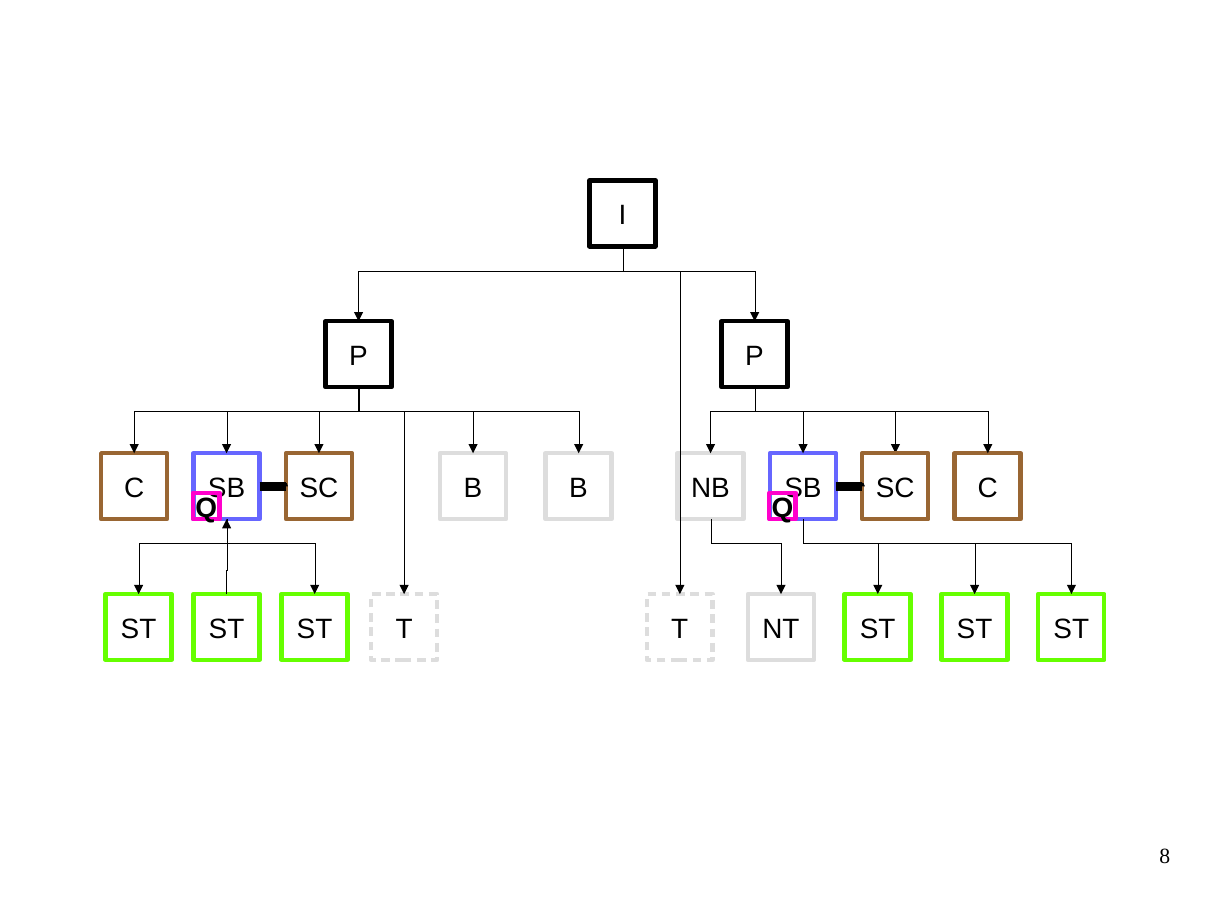
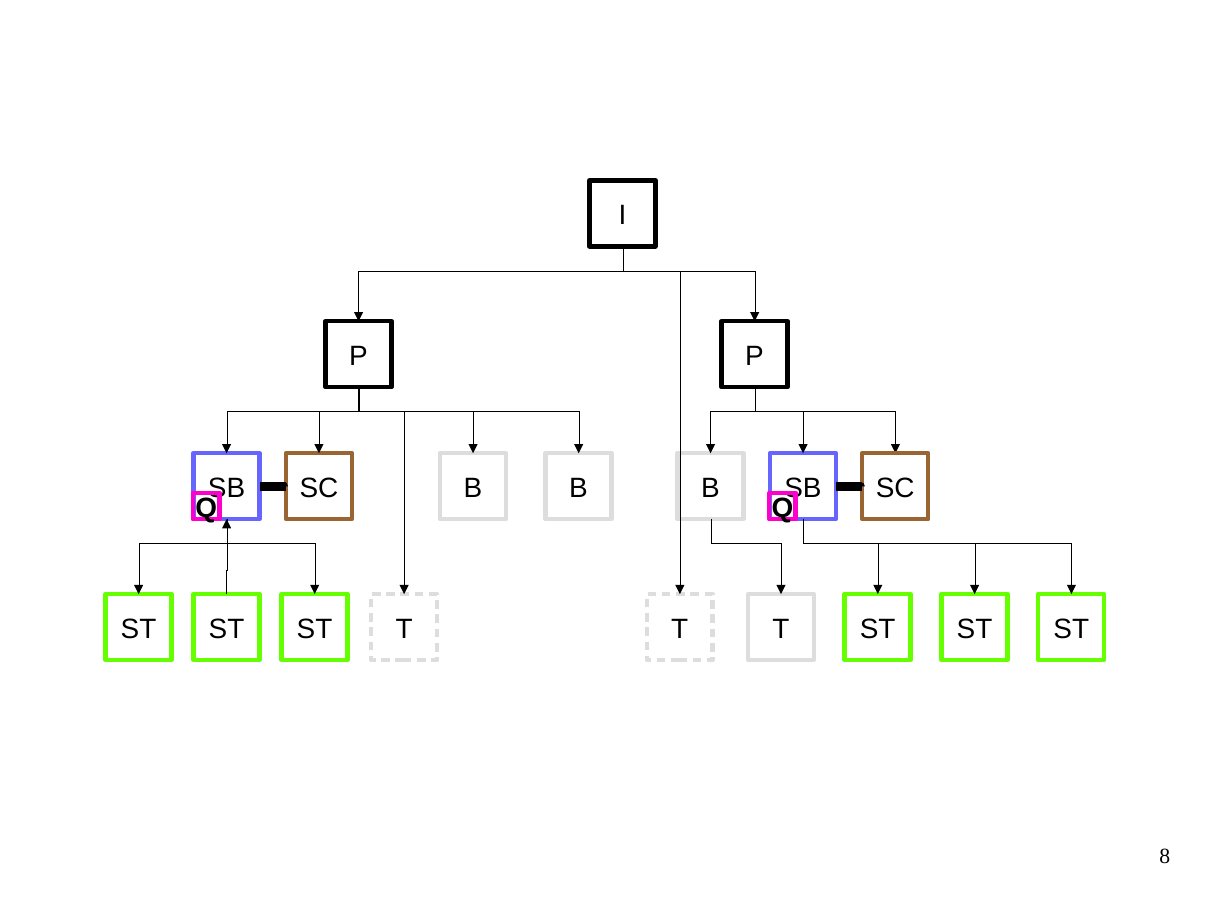
Before and after one commit to crigaud/thesis, a slide deck: slide 8 of presentation/2_contribution/img_knowledge/graph.odp. Drawn at 1232x924 pixels with LibreOffice and Linux fonts; fonts in the diff are those of the drawing. Boxes give left, top, right and bottom in pixels: in the first picture for what was removed or moved away, otherwise in the second. Text is boxed around its words. In the diff, an @@ line names an element or a change of style, - is before the commit and + after.

```diff
--- a/presentation/2_contribution/img_knowledge/graph.odp
+++ b/presentation/2_contribution/img_knowledge/graph.odp
@@ elbow arrow removed from (359, 387) to (134, 454) @@
@@ elbow arrow removed from (755, 387) to (988, 454) @@
@@ rectangle removed at (x1=102, y1=454, x2=168, y2=520) @@
-C
@@ text in rectangle at (x1=701, y1=477, x2=720, y2=497): text changed @@
-NB
+B
@@ rectangle removed at (x1=955, y1=454, x2=1021, y2=520) @@
-C
@@ text in rectangle at (x1=772, y1=618, x2=789, y2=638): text changed @@
-NT
+T
```
Also in this commit, not shown: 3 other slides changed, 38 other files.
